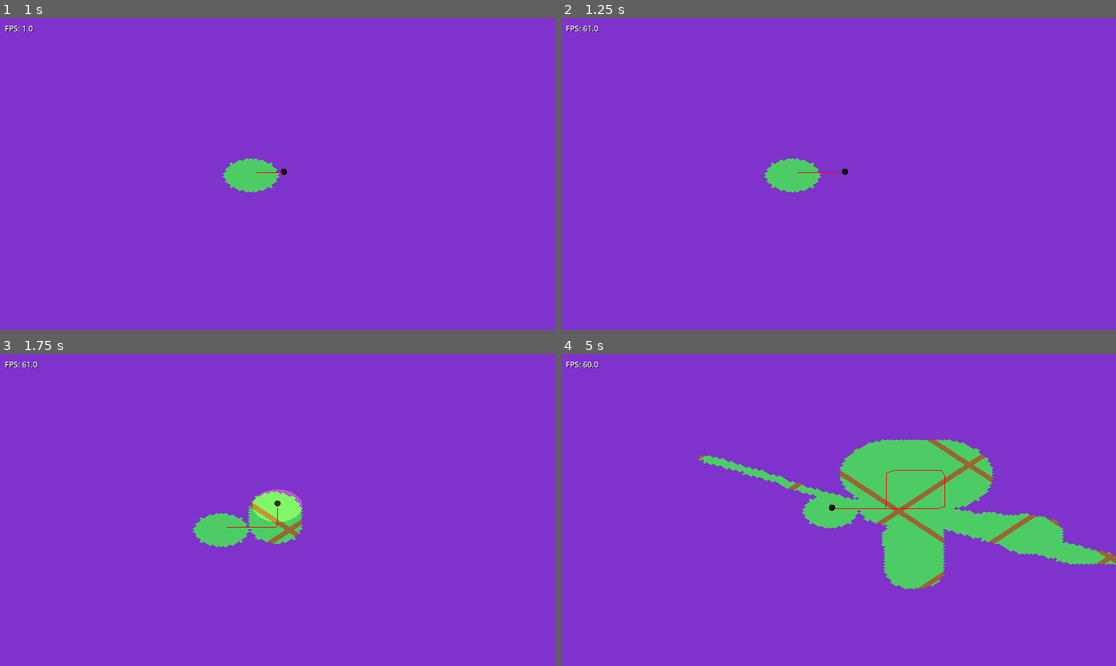
Above: before the commit, frames 1-4 (two rows, left to right).
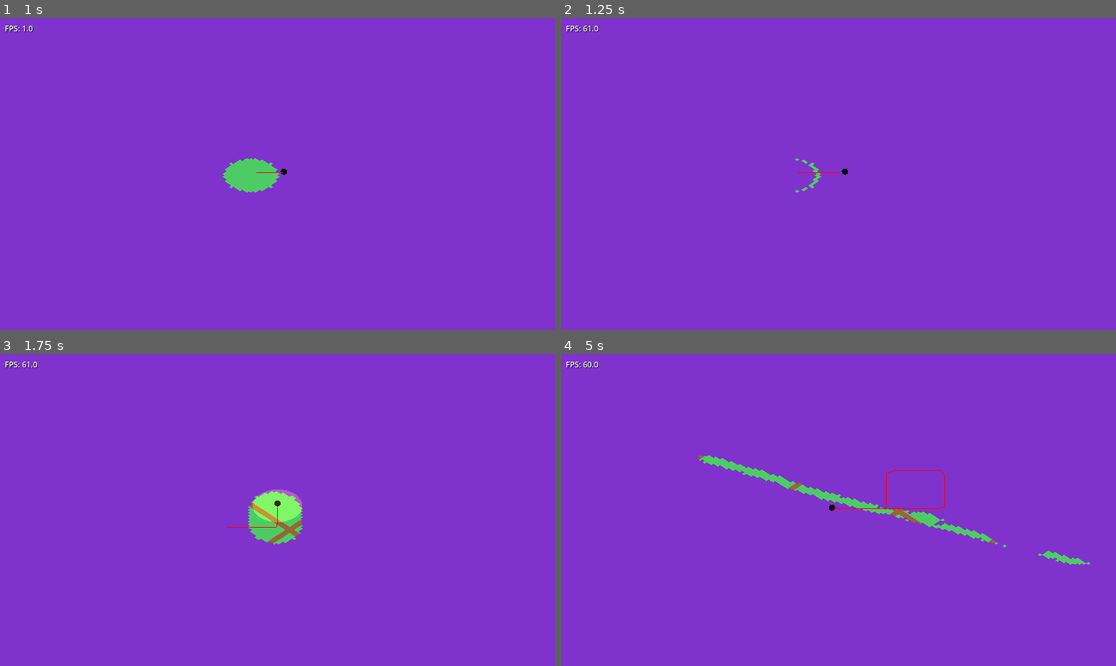
Above: after the commit, the same moments.

Repository: emersonh16/dastardlyfuck
Game: Godot game, scene res://scenes/test/test_miasma.tscn
Two runs of this game, one before a commit and one after it. Both use one fixed random seed, a clock stepped at 60 frames per second and the inputs below.
Inputs (mouse positions are in pixels of both pictures, inside the frame that each line leads up to):
- Up to frame 1 (1 s): tap Enter at 0.5 s; move the mouse to (399, 158) at 0.52 s; hold Right (ui_right) from 0.53 s (still down); tap 1 at 0.6 s; click (399, 158) at 0.67 s
- Up to frame 2 (1.25 s): keep holding Right (ui_right)
- Up to frame 3 (1.75 s): move the mouse to (166, 525) at 1.27 s; release Right (ui_right) at 1.28 s; hold Down (ui_down) from 1.28 s (still down); tap 2 at 1.35 s
- Up to frame 4 (5 s): move the mouse to (894, 441) at 2.02 s; release Down (ui_down) at 2.03 s; hold Right (ui_right) 2.03-2.78 s; tap one key every 0.75 s from 2.1 s: 3 4 5 1; move the mouse to (810, 572) at 2.77 s; hold Up (ui_up) 2.78-3.53 s; click (810, 572) at 2.92 s; move the mouse to (1005, 556) at 3.52 s; hold Left (ui_left) from 3.53 s (still down); move the mouse to (672, 463) at 4.27 s

Frame 1 is identical in both runs. In frame 2, 0.7% of the frame differs, in the area x 36-47%, y 44-56%; in frame 3, 0.8%; in frame 4, 11%, in the area x 43-100%, y 27-76%.

Commit message:
it regrows well but 20 fps

Diff:
--- a/scripts/managers/miasma_manager.gd
+++ b/scripts/managers/miasma_manager.gd
@@ -29,6 +29,16 @@
 const REGROW_DELAY: float = 1.0  # Seconds before cleared tiles can regrow
 const REGROW_CHANCE: float = 0.6  # Probability of regrowth per check
 const REGROW_BUDGET: int = 512  # Max tiles to check for regrowth per frame
+const REGROW_SCAN_PAD: int = PAD * 4  # Padding for regrowth scan area
+
+# Offscreen behavior (in tiles)
+const OFFSCREEN_REG_PAD: int = PAD * 6  # Regrow this far past viewport
+const OFFSCREEN_FORGET_PAD: int = PAD * 12  # Beyond this, auto-reset cleared tiles
+
+# Performance limits
+const MAX_CLEARED_CAP: int = 50000  # Max cleared tiles to track
+const MAX_REGROW_SCAN_PER_FRAME: int = 4000  # Max frontier tiles to scan per frame
+const CLEARED_TTL_S: float = 0.0  # Time-to-live for cleared tiles (0 = disabled)
 
 # Signal for renderer updates
 signal cleared_changed()  # Emitted when cleared tiles change
@@ -39,7 +49,7 @@
 
 func _process(delta):
 	game_time += delta
-	# Regrowth logic can go here later
+	_process_regrowth()
 
 func _initialize_default():
 	var viewport = get_viewport()
@@ -159,3 +169,147 @@
 # Get viewport size in tiles
 func get_viewport_tiles() -> Vector2i:
 	return Vector2i(viewport_tiles_x, viewport_tiles_z)
+
+# Process regrowth - called every frame
+func _process_regrowth():
+	if frontier.is_empty():
+		return
+
+	# Calculate viewport bounds in tile space
+	var player_tile_x = int(player_position.x / MIASMA_TILE_SIZE)
+	var player_tile_z = int(player_position.z / MIASMA_TILE_SIZE)
+
+	# Viewport bounds (centered on player)
+	var view_cols = viewport_tiles_x
+	var view_rows = viewport_tiles_z
+	var base_tx = player_tile_x - view_cols / 2
+	var base_tz = player_tile_z - view_rows / 2
+
+	# Keep area (viewport + small padding)
+	var keep_left = base_tx - PAD
+	var keep_top = base_tz - PAD
+	var keep_right = keep_left + view_cols + PAD * 2
+	var keep_bottom = keep_top + view_rows + PAD * 2
+
+	# Regrow area (extended beyond keep area)
+	var reg_left = keep_left - OFFSCREEN_REG_PAD
+	var reg_top = keep_top - OFFSCREEN_REG_PAD
+	var reg_right = keep_right + OFFSCREEN_REG_PAD
+	var reg_bottom = keep_bottom + OFFSCREEN_REG_PAD
+
+	# Forget area (far from viewport)
+	var forget_left = keep_left - max(OFFSCREEN_FORGET_PAD, OFFSCREEN_REG_PAD + PAD)
+	var forget_top = keep_top - max(OFFSCREEN_FORGET_PAD, OFFSCREEN_REG_PAD + PAD)
+	var forget_right = keep_right + max(OFFSCREEN_FORGET_PAD, OFFSCREEN_REG_PAD + PAD)
+	var forget_bottom = keep_bottom + max(OFFSCREEN_FORGET_PAD, OFFSCREEN_REG_PAD + PAD)
+
+	# Process regrowth
+	var budget = REGROW_BUDGET
+	var to_grow = []
+	var to_forget = []
+	var scanned = 0
+
+	# Scan frontier for regrowth candidates
+	# Convert to array to avoid modification during iteration
+	var frontier_keys = frontier.keys()
+	for tile_pos in frontier_keys:
+		if budget <= 0 or scanned >= MAX_REGROW_SCAN_PER_FRAME:
+			break
+		scanned += 1
+
+		# Check if tile is still cleared
+		if not cleared_tiles.has(tile_pos):
+			frontier.erase(tile_pos)
+			continue
+
+		var tx = tile_pos.x
+		var tz = tile_pos.y
+
+		# Forget tiles far from viewport
+		if tx < forget_left or tx >= forget_right or tz < forget_top or tz >= forget_bottom:
+			to_forget.append(tile_pos)
+			continue
+
+		# Only regrow within regrow area
+		if tx < reg_left or tx >= reg_right or tz < reg_top or tz >= reg_bottom:
+			continue
+
+		# Check if still on boundary
+		if not _is_boundary(tile_pos):
+			frontier.erase(tile_pos)
+			continue
+
+		# Check if enough time has passed
+		var time_cleared = cleared_tiles[tile_pos]
+		if game_time - time_cleared < REGROW_DELAY:
+			continue
+
+		# Random chance to regrow
+		if randf() < REGROW_CHANCE:
+			to_grow.append(tile_pos)
+			budget -= 1
+
+	# Regrow tiles (remove from cleared_tiles)
+	for tile_pos in to_grow:
+		_remove_cleared_tile(tile_pos)
+
+	# Forget offscreen tiles
+	for tile_pos in to_forget:
+		_remove_cleared_tile(tile_pos)
+
+	# Cleanup: TTL-based removal (if enabled)
+	if CLEARED_TTL_S > 0.0:
+		var to_remove = []
+		var cleared_keys = cleared_tiles.keys()
+		for tile_pos in cleared_keys:
+			var time_cleared = cleared_tiles[tile_pos]
+			if game_time - time_cleared > CLEARED_TTL_S:
+				to_remove.append(tile_pos)
+		for tile_pos in to_remove:
+			_remove_cleared_tile(tile_pos)
+
+	# Cleanup: Cap total cleared tiles (remove oldest if over limit)
+	if cleared_tiles.size() > MAX_CLEARED_CAP:
+		var overflow = cleared_tiles.size() - MAX_CLEARED_CAP
+		var candidates = []
+
+		# Collect candidates (sample to avoid full scan)
+		var scanned_count = 0
+		var cleared_keys = cleared_tiles.keys()
+		for tile_pos in cleared_keys:
+			candidates.append({"pos": tile_pos, "time": cleared_tiles[tile_pos]})
+			scanned_count += 1
+			if scanned_count >= min(cleared_tiles.size(), overflow * 2):
+				break
+
+		# Sort by time (oldest first)
+		candidates.sort_custom(func(a, b): return a.time < b.time)
+
+		# Remove oldest
+		var removed = 0
+		for i in range(min(overflow, candidates.size())):
+			_remove_cleared_tile(candidates[i].pos)
+			removed += 1
+			if removed >= overflow:
+				break
+
+	# Emit signal if changes occurred
+	if to_grow.size() > 0 or to_forget.size() > 0:
+		cleared_changed.emit()
+
+# Remove a cleared tile (regrow it)
+func _remove_cleared_tile(tile_pos: Vector2i):
+	if not cleared_tiles.has(tile_pos):
+		return
+
+	# Remove from cleared tiles
+	cleared_tiles.erase(tile_pos)
+
+	# Remove from frontier
+	frontier.erase(tile_pos)
+
+	# Update neighbors (they might now be on boundary)
+	_update_neighbor_frontier(Vector2i(tile_pos.x - 1, tile_pos.y))
+	_update_neighbor_frontier(Vector2i(tile_pos.x + 1, tile_pos.y))
+	_update_neighbor_frontier(Vector2i(tile_pos.x, tile_pos.y - 1))
+	_update_neighbor_frontier(Vector2i(tile_pos.x, tile_pos.y + 1))
